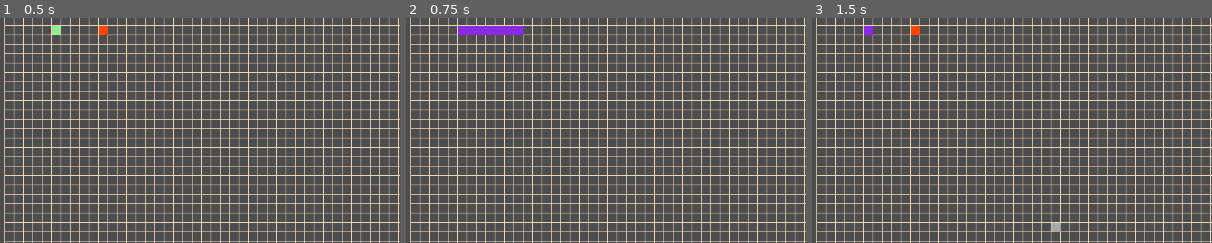
Above: before the commit, frames 1-3 (left to right).
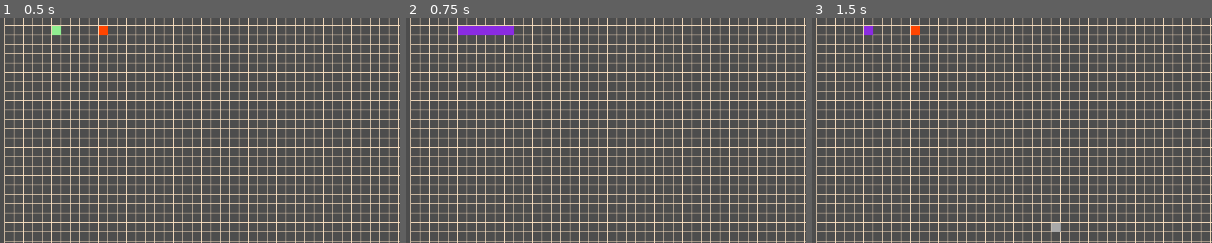
Above: after the commit, the same moments.

Repository: 12xsunx12/a--visualizer
Game: Godot game, scene res://Scenes/main.tscn
Two runs of this game, one before a commit and one after it. Both use one fixed random seed, a clock stepped at 60 frames per second and the inputs below.
Inputs (mouse positions are % of the whole screen's width and height, from its top left):
- Up to frame 1 (0.5 s): no input
- Up to frame 2 (0.75 s): tap Enter (ui_accept) at 0.5 s; move the mouse to (72, 45) at 0.52 s; tap A (press_a) at 0.6 s; click (72, 45) at 0.67 s
- Up to frame 3 (1.5 s): tap Enter (ui_accept) at 0.77, 1.25 s; move the mouse to (30, 55) at 1.27 s; tap A (press_a) at 1.35 s; click (30, 55) at 1.42 s
The pictures show only the part of the screen within x 0-50%, y 9-59%; the shares and areas given below are measured in that part.

Frame 1 is identical in both runs. In frame 2, 0.1% of the frame differs, in the area x 27-30%, y 3-8%; in frame 3, nothing differs.

Commit message:
priority que properly implemented

Diff:
--- a/Scenes/astar3.gd
+++ b/Scenes/astar3.gd
@@ -11,8 +11,8 @@
 var start_node: Nod = Nod.new(Global.start_pos, null) 	# node where A* begins
 var end_node: Nod = Nod.new(Global.end_pos, null) 		# the goal node
 var curr_node: Nod = start_node 						# popped node being evald
-var pri_que: Array 										# the priority que
-var path: Dictionary = {} 									# the constructed shortest path
+var pri_que: priQ = priQ.new()				# the priority que
+var path: Dictionary = {} 								# the constructed shortest path
 var max_evaluations = 15000 							# if astar can't find end in 5000 searches, throw error
 @export var timer: Timer
 var counter: int = 0
@@ -24,8 +24,8 @@
 		path.clear()
 		start_node.pos = Global.start_pos 		# node where A* begins
 		end_node.pos = Global.end_pos 			# the goal node
-		pri_que = [start_node]
 		path[start_node.pos] = start_node
+		pri_que.set_start(start_node)
 		timer.start(Global.time)
 		astar()
 	_draw()
@@ -62,41 +62,18 @@
 
 	# add nodes to que
 	if !down_exist:
-		pri_que.push_front(node_down)
+		pri_que.enqueue(node_down)
 	if !up_exist:
-		pri_que.push_front(node_up)
+		pri_que.enqueue(node_up)
 	if !left_exist:
-		pri_que.push_front(node_left)
+		pri_que.enqueue(node_left)
 	if !right_exist:
-		pri_que.push_front(node_right)
-
-# // - - - - - - - - - - - - - - - - - - - - - - - - -
-func _return_lowest_f_in_que() -> int:
-	if !pri_que.is_empty():
-		var lowest_f_index = 0
-		var lowest_f = pri_que[0].f
-
-		# Find the index of the element with the lowest f value
-		for i in range(1, pri_que.size()):
-			if pri_que[i].f < lowest_f:
-				lowest_f = pri_que[i].f
-				lowest_f_index = i
-
-		return lowest_f_index
-	else:
-		print("\n\n~ - ~ Error ~ - ~\n_return_lowest_f_in_que: que is empty / null")
-		return 0
-
-# // - - - - - - - - - - - - - - - - - - - - - - - - -
-func _place_lowest_f_at_front() -> void:
-	var index = _return_lowest_f_in_que()
-	var node: Nod = pri_que.pop_at(index)
-	pri_que.push_front(node)
+		pri_que.enqueue(node_right)
 
 # // - - - - - - - - - - - - - - - - - - - - - - - - -
 func _draw_que():
-	for node in pri_que:
-		draw_rect(Rect2(node.pos * Global.cell_size, Global.cell_size), Color.DARK_TURQUOISE)
+	for node in pri_que.get_elements():
+		draw_rect(Rect2(node["item"].pos * Global.cell_size, Global.cell_size), Color.DARK_TURQUOISE)
 	queue_redraw()
 
 # // - - - - - - - - - - - - - - - - - - - - - - - - -
@@ -121,11 +98,9 @@
 		pri_que.clear() # clean the array of left over nodes
 		return
 
-	curr_node = pri_que.pop_front() # obtain first node in que and remove
-	curr_node.calculate() # calculate g, h, & f
+	curr_node = pri_que.dequeue() # obtain first node in que and remove
+	path[curr_node.pos] = curr_node
 	_get_adj_nodes(curr_node) # explore adjacent nodes
-	_place_lowest_f_at_front() # find lowest f node, and place at front of que
-	path[pri_que.front().pos] = pri_que.front()
 	# debug_print_f()
 	counter += 1
 
@@ -133,10 +108,3 @@
 func print_path():
 	for node in path:
 		print(str(node.pos))
-
-# // - - - - - - - - - - - - - - - - - - - - - - - - -
-func debug_print_f():
-	for node in pri_que:
-		print("Node Pos: \t" + str(node.pos) + " \t Node f: \t" + str(node.f))
-	print(pri_que[_return_lowest_f_in_que()].pos)
-	print("\n")
--- a/Scenes/priQ.gd
+++ b/Scenes/priQ.gd
@@ -1,10 +1,6 @@
 class_name priQ extends Node2D
 
 var elements: Array = []
-
-# // - - - - - - - - - - - - - - - - - - - - - - - - -
-func _init():
-	elements.resize(0)
 
 # // - - - - - - - - - - - - - - - - - - - - - - - - -
 func enqueue(item):
@@ -53,3 +49,11 @@
 # // - - - - - - - - - - - - - - - - - - - - - - - - -
 func size() -> int:
 	return elements.size()
+
+# // - - - - - - - - - - - - - - - - - - - - - - - - -
+func get_elements():
+	return elements
+
+# // - - - - - - - - - - - - - - - - - - - - - - - - -
+func set_start(start_node):
+	enqueue(start_node)
--- a/Scenes/test.gd
+++ b/Scenes/test.gd
@@ -1,16 +1 @@
 extends Node2D
-
-var p: priQ = priQ.new()
-var node1: Nod = Nod.new(Vector2i(0,0), null)
-var node2: Nod = Nod.new(Vector2i(5,0), null)
-var node3: Nod = Nod.new(Vector2i(-3,0), null)
-
-# Called when the node enters the scene tree for the first time.
-func _ready():
-	test()
-
-func test():
-	p.enqueue(node1)
-	p.enqueue(node2)
-	p.enqueue(node3)
-	print(p.dequeue().pos)
Not shown, added: Scenes/mai8A48.tmp
Not shown, added: Scenes/maiBD08.tmp
